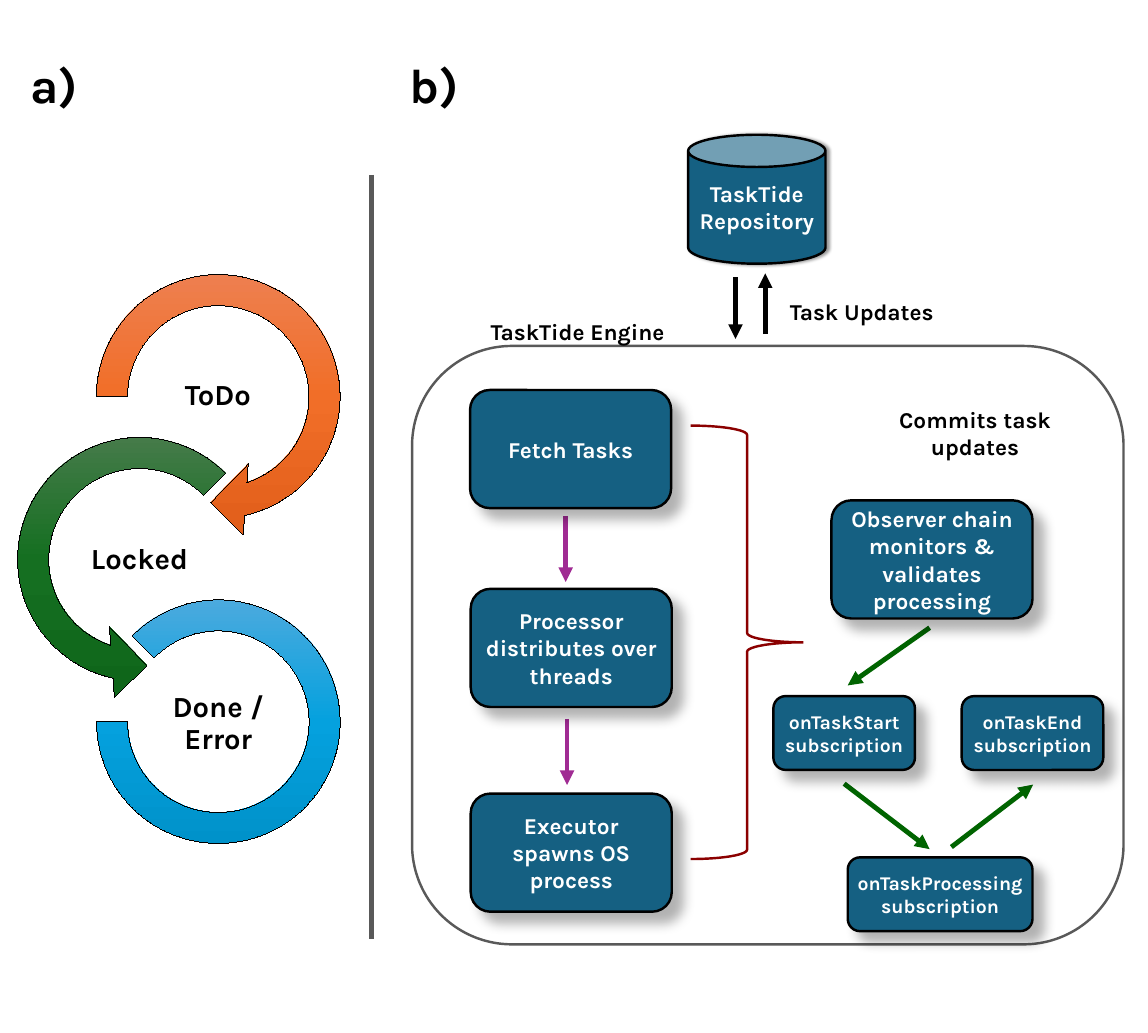
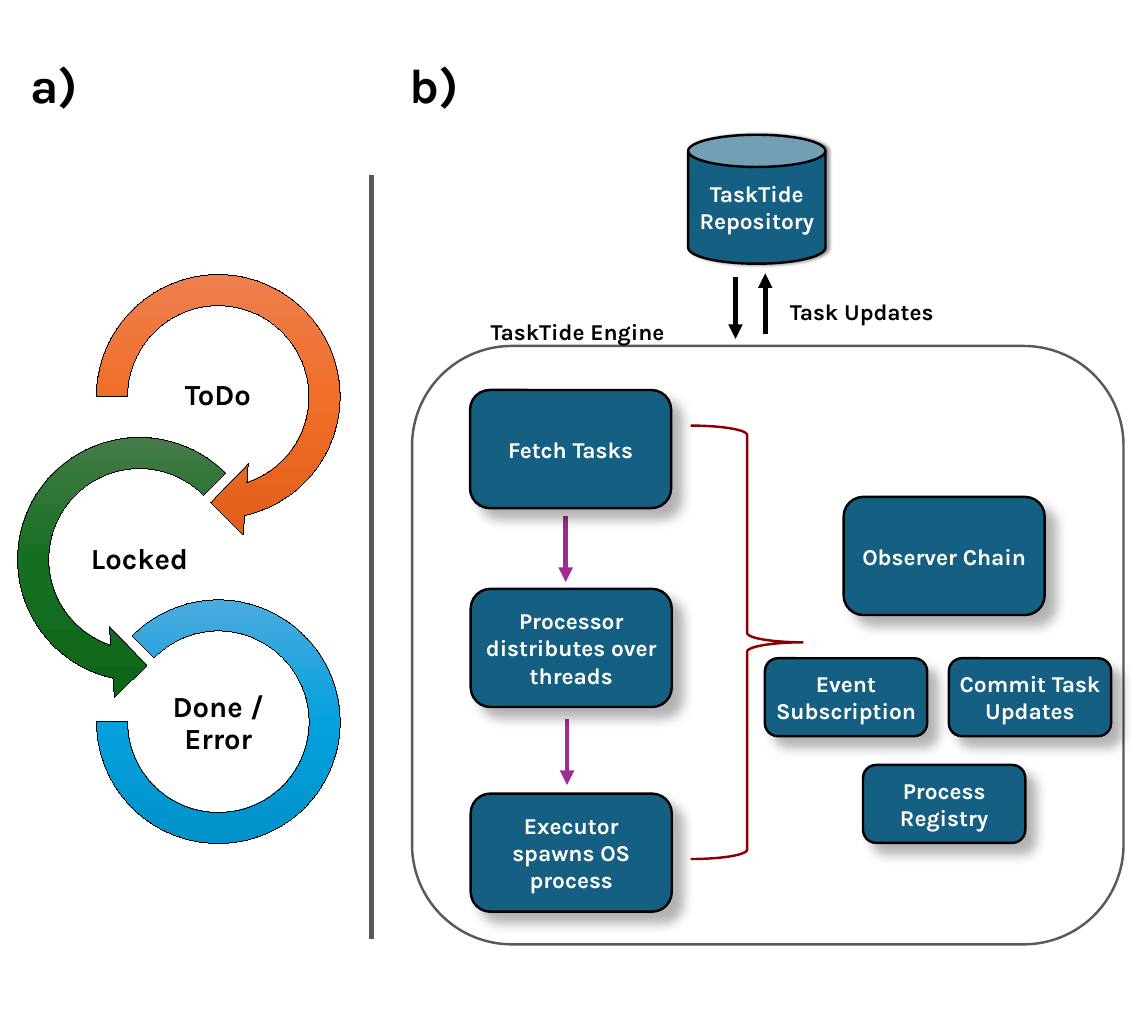
Before and after one commit to BrenKenna/TaskTide, a slide deck: slide 4 of tasktide/docs/Diagrams/Diagrams.pptx. Drawn at 1148x1033 pixels with LibreOffice and Linux fonts; fonts in the diff are those of the drawing. Boxes give left, top, right and bottom in pixels: in the first picture for what was removed or moved away, otherwise in the second. Text is boxed around its words. In the diff, an @@ line names an element or a change of style, - is before the commit and + after.

```diff
--- a/tasktide/docs/Diagrams/Diagrams.pptx
+++ b/tasktide/docs/Diagrams/Diagrams.pptx
@@ text removed at box(899, 412, 1051, 461) @@
-Commits task updates
@@ rounded rectangle "Observer Chain": place and size @@
-rounded rectangle "Observer Chain" at box(831, 500, 1033, 619)
+rounded rectangle "Observer Chain" at box(844, 497, 1045, 615)
@@ text in rounded rectangle at box(862, 549, 1026, 566): text changed @@
-Observer chain monitors & validates processing
+Observer Chain
@@ arrow removed from (929, 628) to (848, 686) @@
@@ rounded rectangle "Event Subscription": place and size @@
-rounded rectangle "Event Subscription" at box(773, 696, 915, 770)
+rounded rectangle "Event Subscription" at box(765, 658, 927, 736)
@@ rounded rectangle added at box(949, 658, 1111, 736), fill #156082, outline #000000 3 pt, 28 pt, text #FFFFFF, bold @@
+Commit Task Updates
@@ text in rounded rectangle at box(776, 677, 916, 725): text changed; size 24 to 28 pt @@
-onTaskStart subscription
+Event Subscription
@@ rounded rectangle removed at box(961, 696, 1103, 770) @@
-onTaskEnd subscription
@@ rounded rectangle added at box(863, 765, 1025, 843), fill #156082, outline #000000 3 pt, 28 pt, text #FFFFFF, bold @@
+Process Registry
@@ arrow removed from (844, 784) to (929, 849) @@
@@ arrow removed from (951, 847) to (1033, 785) @@
@@ rounded rectangle removed at box(848, 857, 1033, 931) @@
-onTaskProcessing subscription
```
Also in this commit, not shown: 16 other files.
